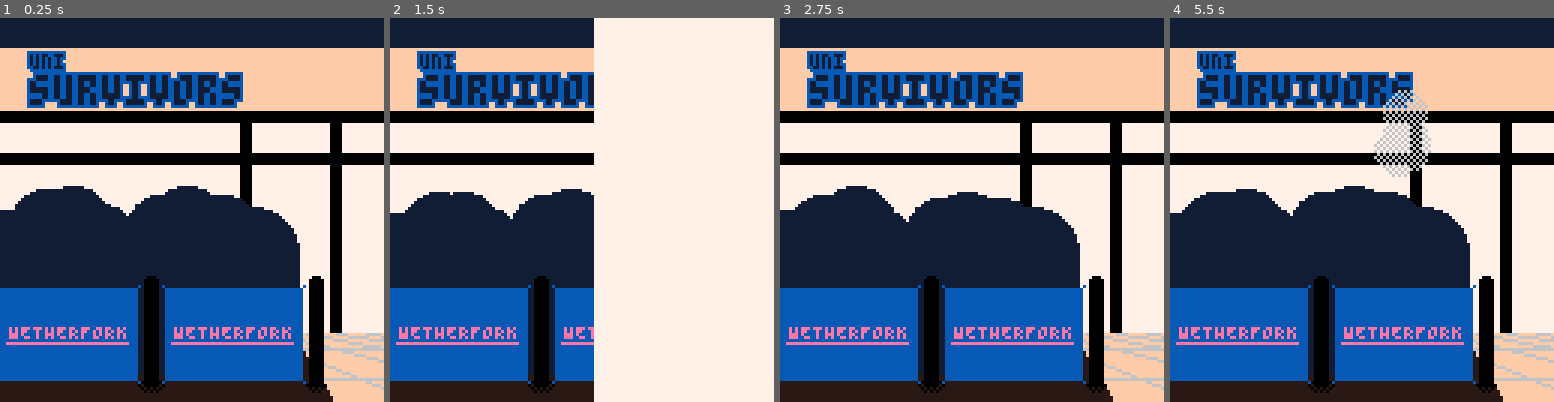
Above: before the commit, frames 1-4 (left to right).
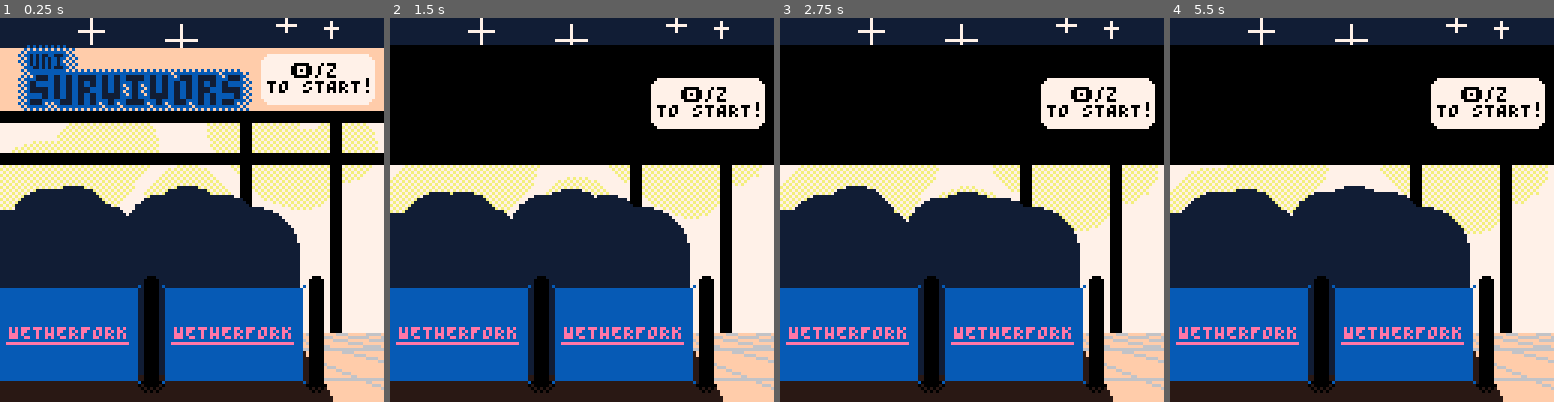
Above: after the commit, the same moments.

Repository: wsasaki01/bath-hack-2026
Game: PICO-8 cartridge fake.p8
Two runs of this game, one before a commit and one after it. Both use one fixed random seed, a clock stepped at 60 frames per second and the inputs below.
Inputs:
- Up to frame 1 (0.25 s): no input
- Up to frame 2 (1.5 s): tap X (X key) at 0.33, 1.07 s; tap O (Z key) at 0.7 s
- Up to frame 3 (2.75 s): hold Right 1.6-2.1 s; tap O (Z key) at 1.7, 2.1, 2.5 s; tap X (X key) at 1.85 s; hold Up 2.15-2.42 s; hold Right from 2.47 s (still down)
- Up to frame 4 (5.5 s): tap O (Z key) every 0.4 s from 2.9 to 5.3 s; tap X (X key) at 2.97, 4.08, 5.2 s; release Right at 3.03 s; hold Left 3.08-3.58 s; hold Down 3.63-3.97 s; hold Right 4.02-4.68 s; hold Up 4.73-5.03 s; hold Left from 5.08 s (still down)

The runs differ from the first frame. In frame 1, 11% of the frame differs, in the area x 0-99%, y 0-50%; in frame 2, 50%, in the area x 0-100%, y 0-100%; in frame 3, 29%; in frame 4, 30%.

Commit message:
title -> character select transition

Diff:
--- a/draw.lua
+++ b/draw.lua
@@ -2,18 +2,37 @@
 	-- Draw background
 	cls(7)
 
-	-- Title Screen
-	if menu==1 then
-		cls(11)
+	-- Title Screen and character selection
+	if menu==0 or menu==1 then
+		cls(11)	-- Sky
+
+		function star(x,y,r)
+			line(x-r,y,x+r,y,0)
+			line(x,y-r,x,y+y,0)
+		end
+		star(30,4,4)	-- Stars
+		star(60,7,5)
+		star(95,2,3)
+		star(110,3,2)
+
+		rectfill(0,31,128,128,0) -- Inside
+		fillp(▒)
+		for p in all(pub_lights) do
+			circfill(p.x,p.y+sin((global_cnt+p.r)/100)*5,p.r+10,12,p.c)
+		end
+		fillp()
 
 		rectfill(0,10,128,30,4)						-- Title banner
+		fillp(▒)
+		rrectfill(6,9,20,10,3,3)					-- Neon lighting
+		rrectfill(6,17,78,15,3,3)
+		fillp()
 		print("\^o3ffuni", 10, 12, 11)				-- Uni
 		print("\^t\^w\^o3ffsurvivors", 10, 19)		-- Survivors
 
-		rectfill(0,31,128,128,0) -- Inside
 
-		rectfill(0,31,128,34,2)	-- Top bezel
-		rectfill(0,45,128,48,2)	-- Middle bezel
+		rectfill(0,black_tly,128,black_tly+black_tlh,2)	-- Top bezel
+		rectfill(0,45,128,48,2)		-- Middle bezel
 		rectfill(80,31,83,128,2)	-- Left door bezel
 		rectfill(110,31,113,128,2)	-- Right door bezel
 
@@ -46,6 +65,7 @@
 			circfill(p.x+sin((global_cnt+p.r*43)/100),p.y+cos((global_cnt+p.r*120)/130),p.r)
 		end
 
+		-- Wetherfork bannisters
 		-- Draw twice (55 pixels apart)
 		for i=0,55,55 do
 			pset(i-1,89,3)						-- Top left dot
@@ -56,10 +76,15 @@
 			print("\^uWETHERFORK",i+3,102,8)	-- Text
 			circfill(i+50,88,2,2)				-- Post Top
 			fillp(▒)
-			ovalfill(i+46,120,i+54,124)		-- Post Shadow
+			ovalfill(i+46,120,i+54,124)			-- Post Shadow
 			fillp()
 			rectfill(i+48,88,i+52,122,2)		-- Post
 		end
+
+		-- Press O to start
+		rrectfill(87,start_tly,38,17,2,0)
+		print("🅾️/z",97,start_tly+3,2)
+		print("TO START!",89,start_tly+8,2)
 
 		--print(menu_pre(1).."start game", 20, 60)
 		--print(menu_pre(2).."second thing idk", 20, 70)
--- a/init.lua
+++ b/init.lua
@@ -18,19 +18,26 @@
     end
 
 	-- Which part of the game are you in?
-	-- 1(main menu) 2(game)
-	menu = 1
+	-- 0(title) 1(character select) 2(game)
+	menu = 0
 
 	-- Is the player currently controlling the menu?
-	control_menu = true
+	control_menu = false
+	vertical = true
 
-	-- Random people data for title screen
+	-- Data for title screen
 	people = {}
 	for i=1,30 do
 		add(people, {x=rnd(100)-15,y=70+rnd(15),r=8+rnd(6)})
 	end
-
 	vape = {}
+	pub_lights = {}
+	for i=1,10 do
+		add(pub_lights, {x=rnd(110)+10, y=rnd(30)+40, r=rnd(10), c=rnd(1)<0.5 and 12 or 13})
+	end
+	black_tly=31 black_tlyt=31
+	black_tlh=3 black_tlht=3
+	start_tly=12 start_tlyt=12
 
 	-- Main menu selected option index
 	menu_idx = 1
--- a/update.lua
+++ b/update.lua
@@ -11,33 +11,56 @@
 	-- If in transition, block all player input
 	block = counters.trans_cnt != -1
 
+	black_tly = tend(black_tly,black_tlyt,0.30)
+	black_tlh = tend(black_tlh,black_tlht,0.30)
+	start_tly = tend(start_tly,start_tlyt,0.15)
+
 	-- If menu is active and not blocked,
 	if control_menu and not block then
+		local inc_btn = vertical and 3 or 1
+		local dec_btn = vertical and 2 or 0
+
 		-- Moving "cursor"
-		if btnp(2) and menu_idx != menu_idx_min then
+		if btnp(dec_btn) and menu_idx != menu_idx_min then
 			menu_idx -= 1
-		elseif btnp(3) and menu_idx != menu_idx_max then
+		elseif btnp(inc_btn) and menu_idx != menu_idx_max then
 			menu_idx += 1
 		end
 
 		-- Selecting options
 		if btnp(4) then
-			-- Begin transition
-			-- Needs to be more complex if there are any items added that don't transition
-			counters.trans_cnt = 30
+			if menu==2 then
+				-- Begin transition
+				counters.trans_cnt = 30
+			end
 		end
 	end
 
 	-- Title Screen
-	if menu==1 then
-		-- Generate vape clouds at intervals
-		if global_cnt % 150 == 0 then
-			local main_x=rnd(75)
-			for i=1,4 do
-				add(vape, {
-					x=main_x+rnd(10), y=100+rnd(10), a=10+rnd(2),
-					r=5+rnd(5), cnt=0
-				})
+	if menu==0 or menu==1 then
+		if menu==0 and btnp(4) then
+			printh("yes!")
+			menu=1
+			black_tlyt=9
+			black_tlht=39
+			start_tlyt=20
+			control_menu = true
+			vertical = false
+			-- TODO: Change to number of playable characters
+			menu_idx_min = 1	-- Minimum and maximum indices
+			menu_idx_max = 2	-- Changes depending on which menu is being used
+		end
+
+		if menu==0 then
+			-- Generate vape clouds at intervals
+			if (global_cnt+120) % 190 == 0 then
+				local main_x=rnd(75)
+				for i=1,4 do
+					add(vape, {
+						x=main_x+rnd(10), y=100+rnd(10), a=10+rnd(2),
+						r=5+rnd(5), cnt=0
+					})
+				end
 			end
 		end
 
@@ -98,3 +121,8 @@
 function collide_2(a, b)
     return ((a.x - b.x)^2 + (a.y - b.y)^2) <= a.collide_r + b.collide_r
 end
+
+function tend(x,t,r)
+    local o = x+(t-x)*r
+    return abs(t-o)<1 and t or o
+end
